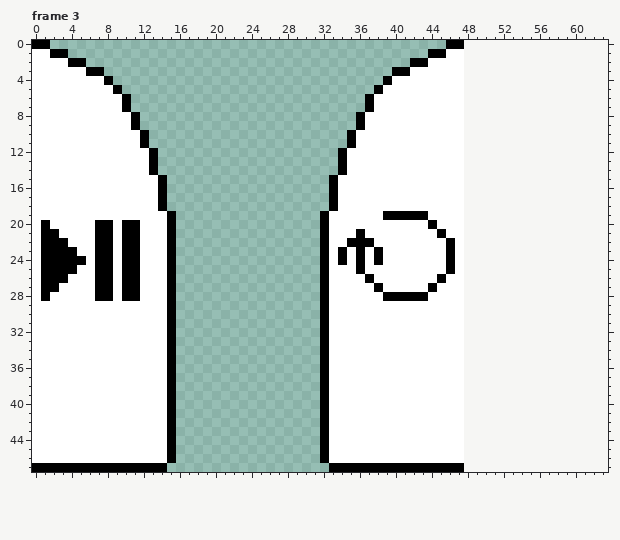
File history of a pixel-art file, Art/Aseprite/UI.aseprite. Above: the version before the commit.
48x48 pixels, 3 frames. Colours within 5 levels of each other are drawn and written as one. Shown: frame 3. The old version is drawn lined up with the new one, on the new canvas. The commit also changed other frames, which this record leaves out.
Now the later version:
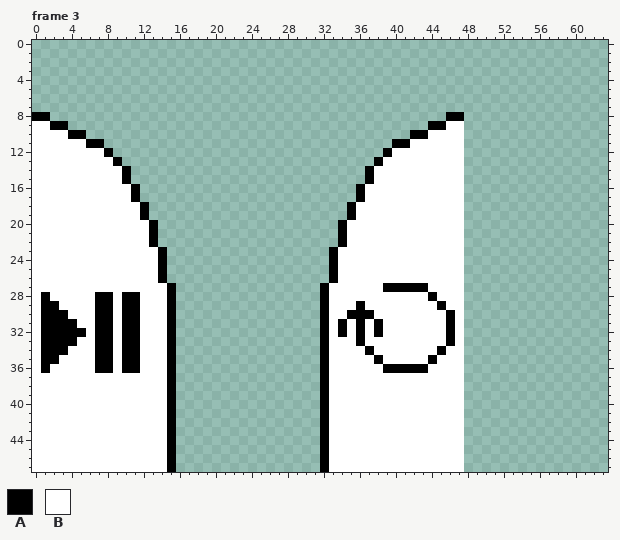
Palette (. is transparent): A #000000  B #ffffff
Message: [New UI Elements] Coloquei agora um +1 que vai aparecer quando o jogador matar um pombo.
Changes in this commit:
canvas 48x48 -> 64x48
--- frame 3
@@ x 0..63 @@
- 0 AA............................................AA................
- 1 BBAA........................................AABB................
- 2 BBBBAA....................................AABBBB................
- 3 BBBBBBAA................................AABBBBBB................
- 4 BBBBBBBBA..............................ABBBBBBBB................
- 5 BBBBBBBBBA............................ABBBBBBBBB................
- 6 BBBBBBBBBBA..........................ABBBBBBBBBB................
- 7 BBBBBBBBBBA..........................ABBBBBBBBBB................
- 8 BBBBBBBBBBBA........................ABBBBBBBBBBB................
- 9 BBBBBBBBBBBA........................ABBBBBBBBBBB................
-10 BBBBBBBBBBBBA......................ABBBBBBBBBBBB................
-11 BBBBBBBBBBBBA......................ABBBBBBBBBBBB................
-12 BBBBBBBBBBBBBA....................ABBBBBBBBBBBBB................
-13 BBBBBBBBBBBBBA....................ABBBBBBBBBBBBB................
-14 BBBBBBBBBBBBBA....................ABBBBBBBBBBBBB................
-15 BBBBBBBBBBBBBBA..................ABBBBBBBBBBBBBB................
-16 BBBBBBBBBBBBBBA..................ABBBBBBBBBBBBBB................
-17 BBBBBBBBBBBBBBA..................ABBBBBBBBBBBBBB................
-18 BBBBBBBBBBBBBBA..................ABBBBBBBBBBBBBB................
-19 BBBBBBBBBBBBBBBA................ABBBBBBAAAAABBBB................
-20 BABBBBBAABAABBBA................ABBBBBBBBBBBABBB................
-21 BAABBBBAABAABBBA................ABBBABBBBBBBBABB................
-22 BAAABBBAABAABBBA................ABBAAABBBBBBBBAB................
-23 BAAAABBAABAABBBA................ABABABABBBBBBBAB................
-24 BAAAAABAABAABBBA................ABABABABBBBBBBAB................
-25 BAAAABBAABAABBBA................ABBBABBBBBBBBBAB................
-26 BAAABBBAABAABBBA................ABBBBABBBBBBBABB................
-27 BAABBBBAABAABBBA................ABBBBBABBBBBABBB................
-28 BABBBBBAABAABBBA................ABBBBBBAAAAABBBB................
-29 BBBBBBBBBBBBBBBA................ABBBBBBBBBBBBBBB................
-30 BBBBBBBBBBBBBBBA................ABBBBBBBBBBBBBBB................
-31 BBBBBBBBBBBBBBBA................ABBBBBBBBBBBBBBB................
-32 BBBBBBBBBBBBBBBA................ABBBBBBBBBBBBBBB................
-33 BBBBBBBBBBBBBBBA................ABBBBBBBBBBBBBBB................
-34 BBBBBBBBBBBBBBBA................ABBBBBBBBBBBBBBB................
-35 BBBBBBBBBBBBBBBA................ABBBBBBBBBBBBBBB................
-36 BBBBBBBBBBBBBBBA................ABBBBBBBBBBBBBBB................
+ 0 ................................................................
+ 1 ................................................................
+ 2 ................................................................
+ 3 ................................................................
+ 4 ................................................................
+ 5 ................................................................
+ 6 ................................................................
+ 7 ................................................................
+ 8 AA............................................AA................
+ 9 BBAA........................................AABB................
+10 BBBBAA....................................AABBBB................
+11 BBBBBBAA................................AABBBBBB................
+12 BBBBBBBBA..............................ABBBBBBBB................
+13 BBBBBBBBBA............................ABBBBBBBBB................
+14 BBBBBBBBBBA..........................ABBBBBBBBBB................
+15 BBBBBBBBBBA..........................ABBBBBBBBBB................
+16 BBBBBBBBBBBA........................ABBBBBBBBBBB................
+17 BBBBBBBBBBBA........................ABBBBBBBBBBB................
+18 BBBBBBBBBBBBA......................ABBBBBBBBBBBB................
+19 BBBBBBBBBBBBA......................ABBBBBBBBBBBB................
+20 BBBBBBBBBBBBBA....................ABBBBBBBBBBBBB................
+21 BBBBBBBBBBBBBA....................ABBBBBBBBBBBBB................
+22 BBBBBBBBBBBBBA....................ABBBBBBBBBBBBB................
+23 BBBBBBBBBBBBBBA..................ABBBBBBBBBBBBBB................
+24 BBBBBBBBBBBBBBA..................ABBBBBBBBBBBBBB................
+25 BBBBBBBBBBBBBBA..................ABBBBBBBBBBBBBB................
+26 BBBBBBBBBBBBBBA..................ABBBBBBBBBBBBBB................
+27 BBBBBBBBBBBBBBBA................ABBBBBBAAAAABBBB................
+28 BABBBBBAABAABBBA................ABBBBBBBBBBBABBB................
+29 BAABBBBAABAABBBA................ABBBABBBBBBBBABB................
+30 BAAABBBAABAABBBA................ABBAAABBBBBBBBAB................
+31 BAAAABBAABAABBBA................ABABABABBBBBBBAB................
+32 BAAAAABAABAABBBA................ABABABABBBBBBBAB................
+33 BAAAABBAABAABBBA................ABBBABBBBBBBBBAB................
+34 BAAABBBAABAABBBA................ABBBBABBBBBBBABB................
+35 BAABBBBAABAABBBA................ABBBBBABBBBBABBB................
+36 BABBBBBAABAABBBA................ABBBBBBAAAAABBBB................
 37 BBBBBBBBBBBBBBBA................ABBBBBBBBBBBBBBB................
@@ x 0..63 @@
 46 BBBBBBBBBBBBBBBA................ABBBBBBBBBBBBBBB................
-47 AAAAAAAAAAAAAAA..................AAAAAAAAAAAAAAA................
+47 BBBBBBBBBBBBBBBA................ABBBBBBBBBBBBBBB................
Where, in picture pixels (left, top, right, bottom), the same in both pictures:
changed: (32, 40, 176, 373)
changed: (320, 40, 464, 373)
changed: (32, 463, 176, 472)
changed: (320, 463, 464, 472)
